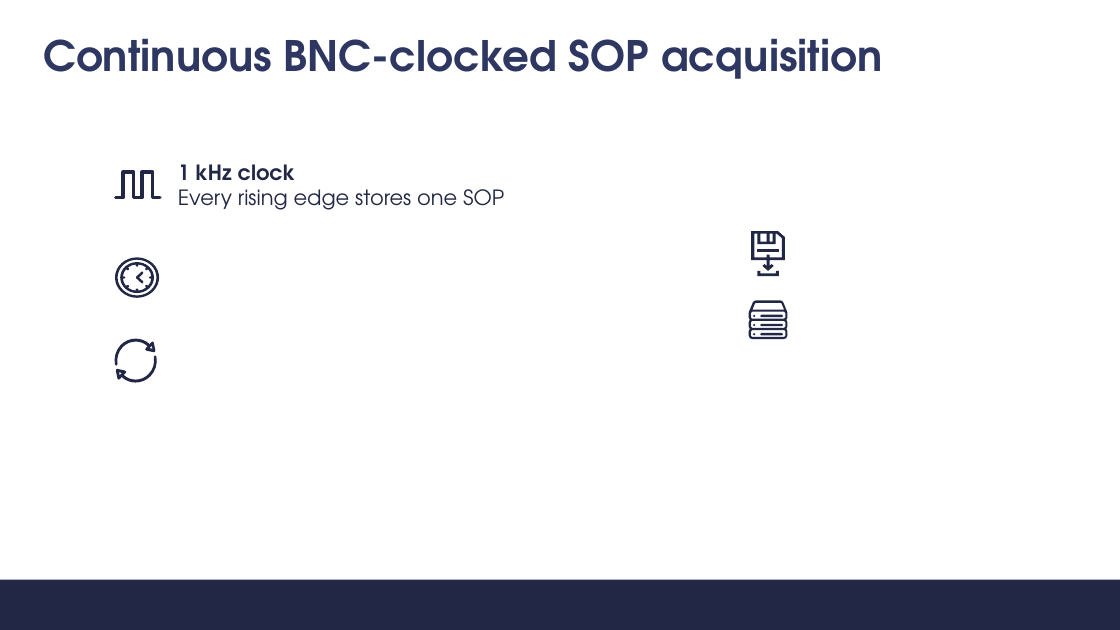
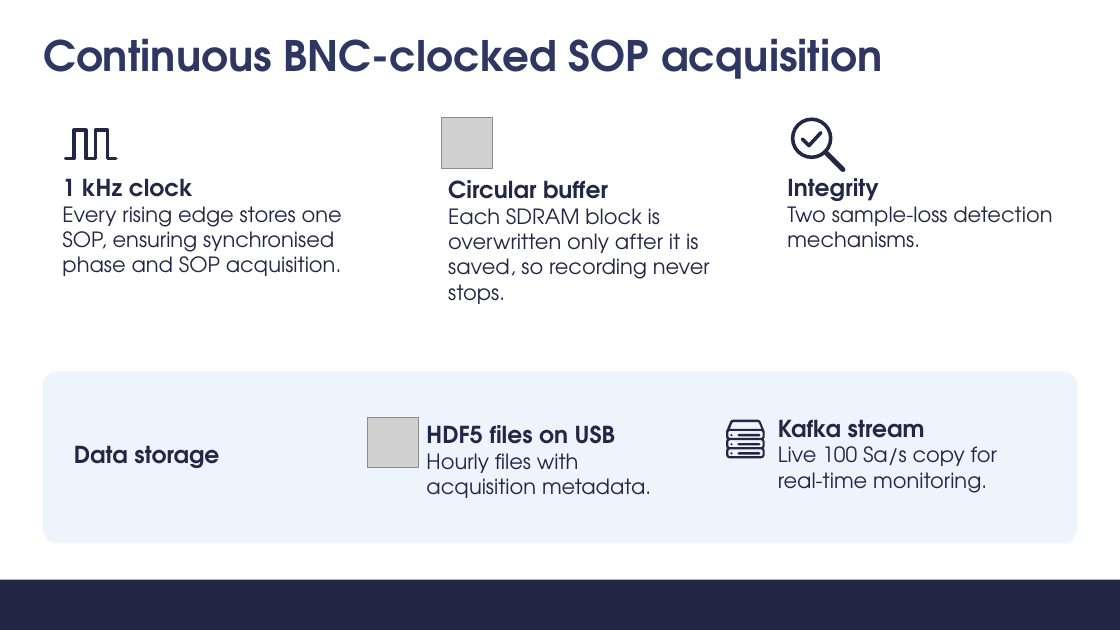
Before and after one commit to s347960/Presentazione, a slide deck: slide 5 of Discussione.pptx. Drawn at 1120x630 pixels with LibreOffice and Linux fonts; fonts in the diff are those of the drawing; grey boxes stand for pictures; background and template pictures are left out. Boxes give left, top, right and bottom in pixels: in the first picture for what was removed or moved away, otherwise in the second. Text is boxed around its words. In the diff, an @@ line names an element or a change of style, - is before the commit and + after.

```diff
--- a/Discussione.pptx
+++ b/Discussione.pptx
@@ picture added at (442,118,492,168) @@
@@ ellipse added at (793,119,831,157), outline #212745 3.06 pt @@
@@ freeform shape: place and size @@
-freeform shape at (116,172,160,197)
+freeform shape at (66,130,116,159)
@@ freeform shape added at (802,133,821,146), outline #212745 3.06 pt @@
@@ text "1 kHz clock": place and size @@
-text "1 kHz clock" at (178,164,504,210)
+text "1 kHz clock" at (62,178,342,276)
@@ text at (62,178,193,197): size 18 to 20 pt in "1 kHz clock" @@
@@ text added at (787,171,1052,248), 18 pt, text #212745 @@
+Integrity
+Two sample-loss detection mechanisms.
@@ freeform shape added at (826,152,844,170), outline #212745 4.32 pt @@
@@ text at (62,206,342,276): text changed @@
-Every rising edge stores one SOP
+Every rising edge stores one SOP, ensuring synchronised phase and SOP acquisition.
@@ text added at (448,180,710,279), 18 pt, text #212745 @@
+Circular buffer
+Each SDRAM block is overwritten only after it is saved, so recording never stops.
@@ freeform shape removed at (751,231,785,271) @@
@@ freeform shape removed at (115,257,160,297) @@
@@ freeform shape removed at (120,262,154,293) @@
@@ freeform shape removed at (758,250,780,252) @@
@@ freeform shape removed at (136,271,145,283) @@
@@ freeform shape removed at (758,271,780,276) @@
@@ freeform shape removed at (113,339,155,365) @@
@@ freeform shape removed at (116,355,158,382) @@
@@ rounded rectangle added at (43,371,1078,544), fill #EEF4FB @@
@@ picture added at (368,418,418,468) @@
@@ text added at (778,419,997,493), 18 pt, text #212745 @@
+Kafka stream
+Live 100 Sa/s copy for real-time monitoring.
@@ text added at (74,445,219,468), 20 pt, text #212745, bold @@
+Data storage
@@ text added at (426,425,651,498), 18 pt, text #212745 @@
+HDF5 files on USB
+Hourly files with acquisition metadata.
@@ 3 freeform shapes: place and size @@
-3 freeform shapes at (760,315,783,335)
+3 freeform shapes at (738,434,760,455)
@@ 4 freeform shapes: place and size @@
-4 freeform shapes at (749,301,787,339)
+4 freeform shapes at (726,420,765,459)
```
Also in this commit, not shown: 4 other slides changed, 5 other files.
